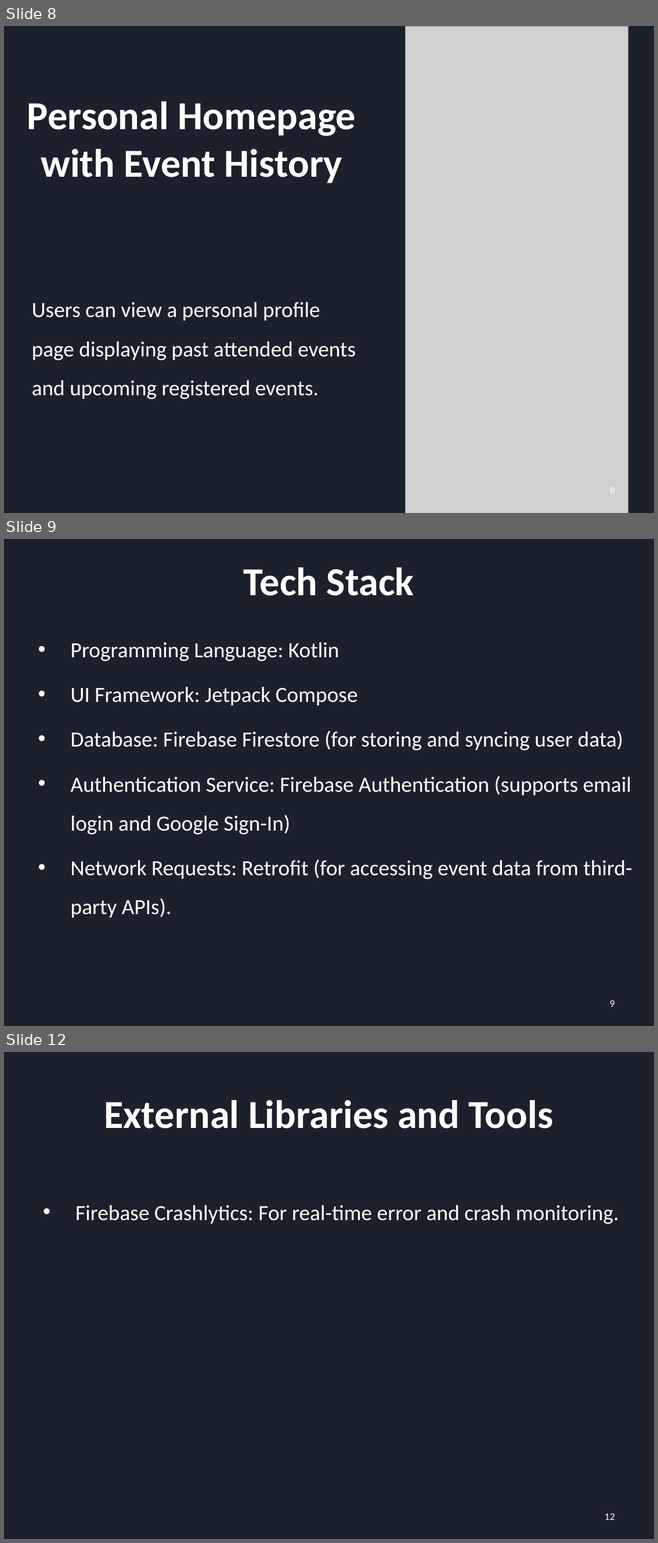
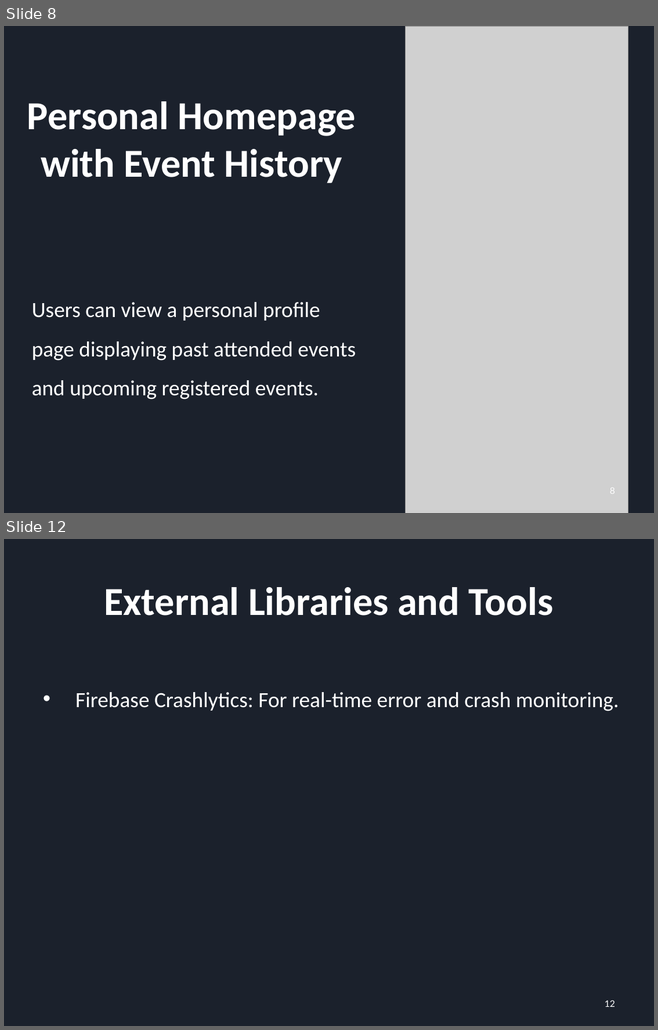
Before and after one commit to YuchenCao1/Jialong-Yuchen-Zihan-Team-BU-Event-Planer, a slide deck: First_PRE.pptx. Shown one above the other, each under a label of ours: slides 8, 9 and 12 before the commit, slides 8 and 12 after it; the slides between them are not shown. The pictures are 658x1543 and 658x1030 pixels, drawn with LibreOffice and Linux fonts; fonts in the diff are those of the drawing; grey boxes stand for pictures. Boxes give left, top, right and bottom in pixels: in the first picture for what was removed or moved away, otherwise in the second. Text is boxed around its words. In the diff, an @@ line names an element or a change of style, - is before the commit and + after.

```diff
--- a/First_PRE.pptx
+++ b/First_PRE.pptx
@@ slide 9 removed at <box>4,539,654,1026</box>, background #1B212C @@
@@ title removed at <box>244,567,413,596</box> @@
-Tech Stack
@@ text removed at <box>71,642,632,918</box> @@
-• Programming Language: Kotlin
-• UI Framework: Jetpack Compose
-• Database: Firebase Firestore (for storing and syncing user data)
-• Authentication Service: Firebase Authentication (supports email login and Google Sign-In)
-• Network Requests: Retrofit (for accessing event data from third-party APIs).
@@ page number removed at <box>610,1000,615,1007</box> @@
-9
```
Also in this commit, not shown: 2 slides changed, 2 slides added, 1 other slide removed, 1 other file.
